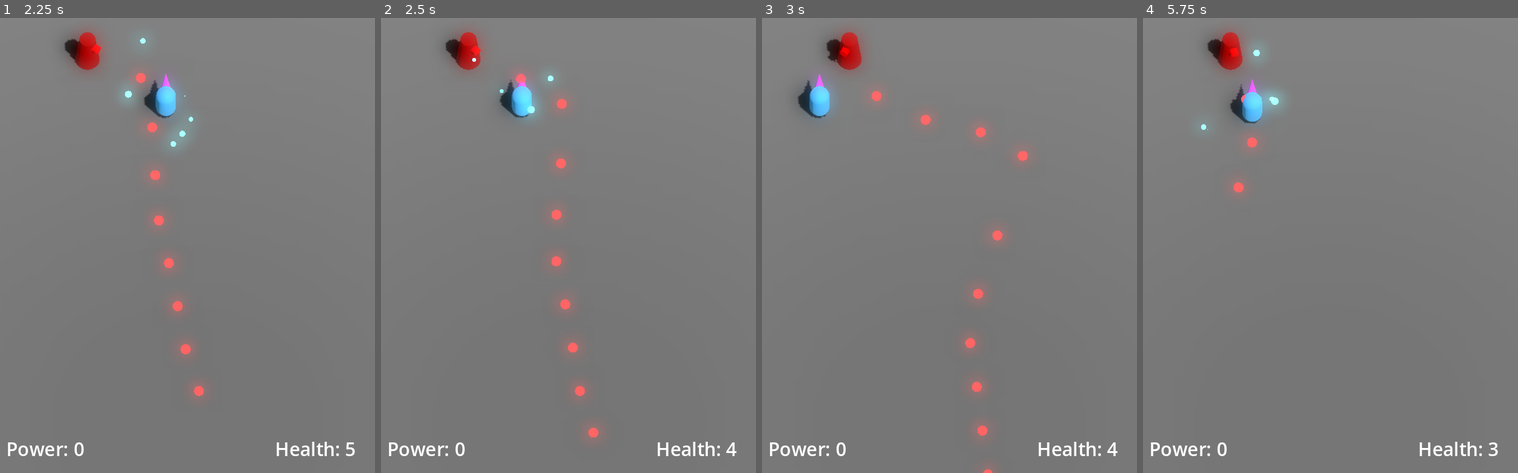
Above: before the commit, frames 1-4 (left to right).
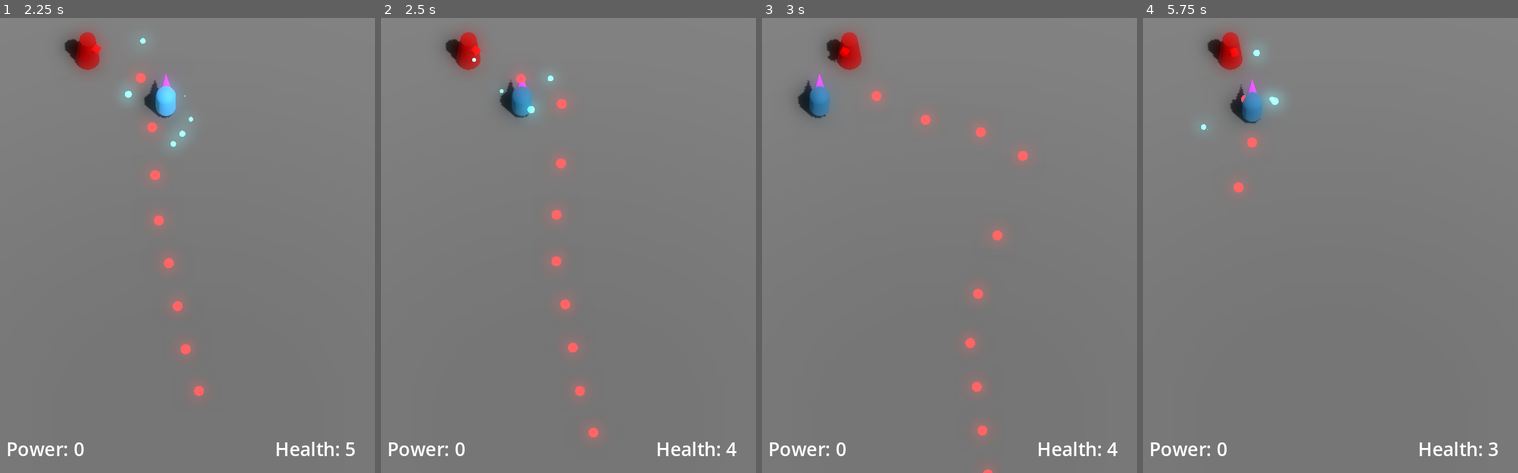
Above: after the commit, the same moments.

Repository: JackEvans24/bullet-absorb
Game: Godot game, scene res://scenes/main.tscn
The game is run twice, just before and just after one commit, with the same random seed, the same clock (stepped at 60 frames per second) and the same inputs.
Inputs:
- Up to frame 1 (2.25 s): tap Enter at 0.5 s; hold K (absorb) 0.53-1.28 s; hold Up (move_forward) 0.53-2.03 s; tap J (fire) at 1.35 s; hold Left (move_left) from 2.03 s (still down); hold K (absorb) from 2.03 s (still down)
- Up to frame 2 (2.5 s): keep holding Left (move_left); keep holding K (absorb)
- Up to frame 3 (3 s): keep holding Left (move_left); release K (absorb) at 2.78 s; tap J (fire) at 2.85 s
- Up to frame 4 (5.75 s): release Left (move_left) at 3.53 s; hold Down (move_back) 3.53-4.28 s; hold K (absorb) 3.53-4.28 s; hold Right (move_right) 4.28-5.03 s; tap J (fire) at 4.35 s; hold Up (move_forward) from 5.03 s (still down); hold K (absorb) from 5.03 s (still down)

Frame 1 is identical in both runs. In frame 2, 0.3% of the frame differs, in the area x 34-41%, y 14-22%; in frame 3, 0.3%, in the area x 12-19%, y 14-22%; in frame 4, 0.3%.

Commit message:
feat: change player material on hurt

Diff:
--- /dev/null
+++ b/materials/player/player_recovery.tres
@@ -0,0 +1,4 @@
+[gd_resource type="StandardMaterial3D" format=3 uid="uid://dlj8u7o0rqldc"]
+
+[resource]
+albedo_color = Color(0.2013, 0.44652, 0.61, 1)
--- a/prefabs/player.tscn
+++ b/prefabs/player.tscn
@@ -10,7 +10,9 @@
 [ext_resource type="Material" uid="uid://dq2ufo1kpypca" path="res://materials/player/player_absorb_halo.tres" id="4_poddg"]
 [ext_resource type="PackedScene" uid="uid://dl5unqhv0x3ox" path="res://prefabs/bullets/player_bullet.tscn" id="5_twt6l"]
 [ext_resource type="Shape3D" uid="uid://c4tuvev8wasc3" path="res://models/player/player_internal.tres" id="7_iumbl"]
+[ext_resource type="Script" path="res://scripts/player/player_body.gd" id="10_18rdm"]
 [ext_resource type="Shape3D" uid="uid://b143a5k1xv5rx" path="res://models/player/player_external.tres" id="11_p7nyd"]
+[ext_resource type="Material" uid="uid://dlj8u7o0rqldc" path="res://materials/player/player_recovery.tres" id="12_cbt3u"]
 
 [sub_resource type="SphereShape3D" id="SphereShape3D_4kfv7"]
 radius = 5.0
@@ -107,6 +109,9 @@
 draw_pass_1 = SubResource("SphereMesh_cp26l")
 
 [node name="Pivot" type="Node3D" parent="."]
+script = ExtResource("10_18rdm")
+default_material = ExtResource("2_di4ke")
+recovery_material = ExtResource("12_cbt3u")
 
 [node name="Body" type="MeshInstance3D" parent="Pivot"]
 mesh = SubResource("CapsuleMesh_xm2o2")
--- a/scripts/player/health.gd
+++ b/scripts/player/health.gd
@@ -2,6 +2,7 @@
 extends Node
 
 signal damage_taken(damage_taken: float)
+signal recovery_changed(is_recovering: bool)
 
 @export var starting_health = 5.0
 @export var recovery_time = 1.0
@@ -14,9 +15,12 @@
 	if is_recovering:
 		return
 	is_recovering = true
+	recovery_changed.emit(is_recovering)
 
 	current_health = max(0.0, current_health - damage)
 	damage_taken.emit(damage)
 
 	await get_tree().create_timer(recovery_time).timeout
+
 	is_recovering = false
+	recovery_changed.emit(is_recovering)
--- a/scripts/player/player.gd
+++ b/scripts/player/player.gd
@@ -10,7 +10,7 @@
 @onready var move: PlayerMovement = $Move
 @onready var aim: PlayerAim = $Aim
 @onready var absorb: Absorb = $Absorb
-@onready var pivot: Node3D = $Pivot
+@onready var body: PlayerBody = $Pivot
 @onready var hit_detection: Area3D = $HitDetection
 
 var power_count: int = 0
@@ -22,6 +22,7 @@
 	power_count_changed.connect(aim._on_power_count_changed)
 
 	health.damage_taken.connect(_on_damage_taken)
+	health.recovery_changed.connect(body._on_recovery_changed)
 
 	absorb.bullet_absorbed.connect(_on_absorb)
 	absorb.slowdown_started.connect(_on_slowdown_started)
@@ -31,14 +32,14 @@
 
 	hit_detection.area_entered.connect(_on_hit)
 
-	aim.initialise(pivot)
+	aim.initialise(body)
 
 func _physics_process(delta):
 	if not is_on_floor():
 		velocity.y -= fall_acceleration * delta
 
 	velocity = move.movement
-	pivot.look_at(pivot.global_position + aim.aim_direction)
+	body.look_at(body.global_position + aim.aim_direction)
 
 	move_and_slide()
 
--- /dev/null
+++ b/scripts/player/player_body.gd
@@ -0,0 +1,10 @@
+class_name PlayerBody
+extends Node3D
+
+@export var default_material: Material
+@export var recovery_material: Material
+
+@onready var body: MeshInstance3D = $Body
+
+func _on_recovery_changed(is_recovering: bool):
+	body.set_surface_override_material(0, recovery_material if is_recovering else default_material)
Not shown: 1 places in prefabs/player.tscn that only renumber resources
